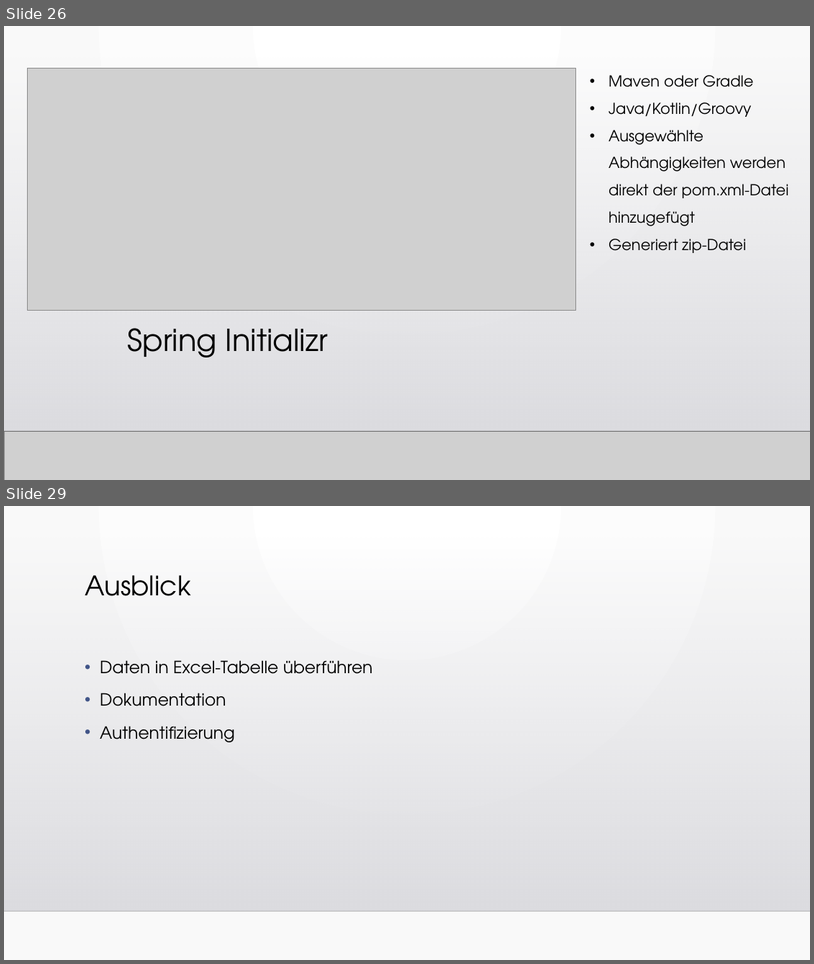
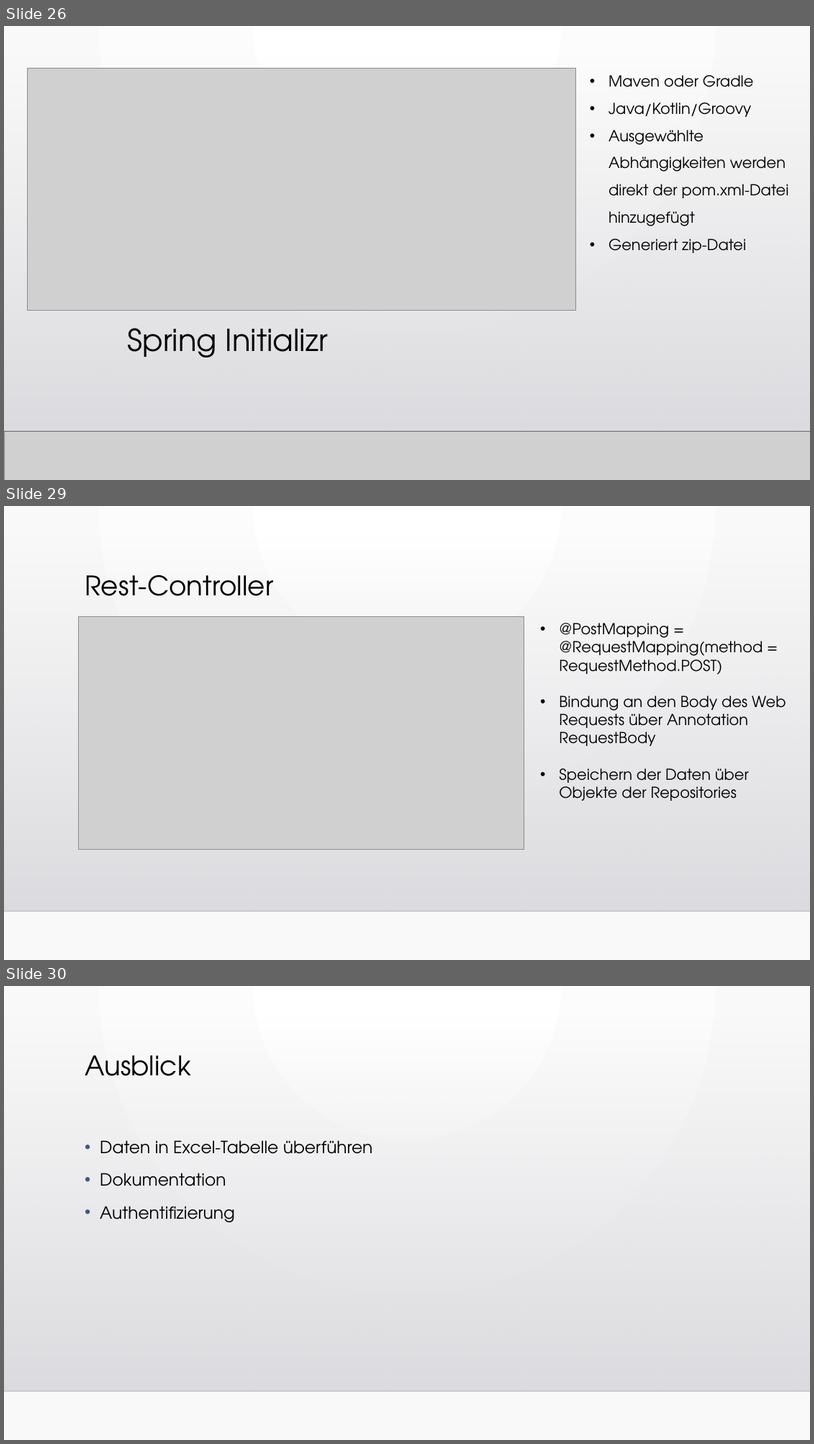
Before and after one commit to WebEngineering18/Pr-sentation, a slide deck: Fragebogen zum Status der Bauqualität.pptx. Shown one above the other, each under a label of ours: slides 26 and 29 before the commit, slides 26, 29 and 30 after it; the slides between them are not shown. The pictures are 814x964 and 814x1444 pixels, drawn with LibreOffice and Linux fonts; fonts in the diff are those of the drawing; grey boxes stand for pictures; background and template pictures are left out. Boxes give left, top, right and bottom in pixels: in the first picture for what was removed or moved away, otherwise in the second. Text is boxed around its words. In the diff, an @@ line names an element or a change of style, - is before the commit and + after.

Commit message:
Rest-Controller

```diff
--- a/Fragebogen zum Status der Bauqualität.pptx
+++ b/Fragebogen zum Status der Bauqualität.pptx
@@ slide 29 added at (4,506,810,960), background gradient #FFFFFF to #FAFAFA; not listed: 2 template elements that a slide beside it also shows @@
@@ title added at (85,575,273,596), 32 pt, text #000000 @@
+Rest-Controller
@@ picture added at (79,617,525,849) @@
@@ text added at (559,623,786,800), 18 pt, text #000000 @@
+• @PostMapping = @RequestMapping(method = RequestMethod.POST)
+• Bindung an den Body des Web Requests über Annotation RequestBody
+• Speichern der Daten über Objekte der Repositories
@@ what was slide 29 is now slide 30 @@
```
Also in this commit, not shown: 1 slide changed, 1 other slide added, 1 slide removed.
